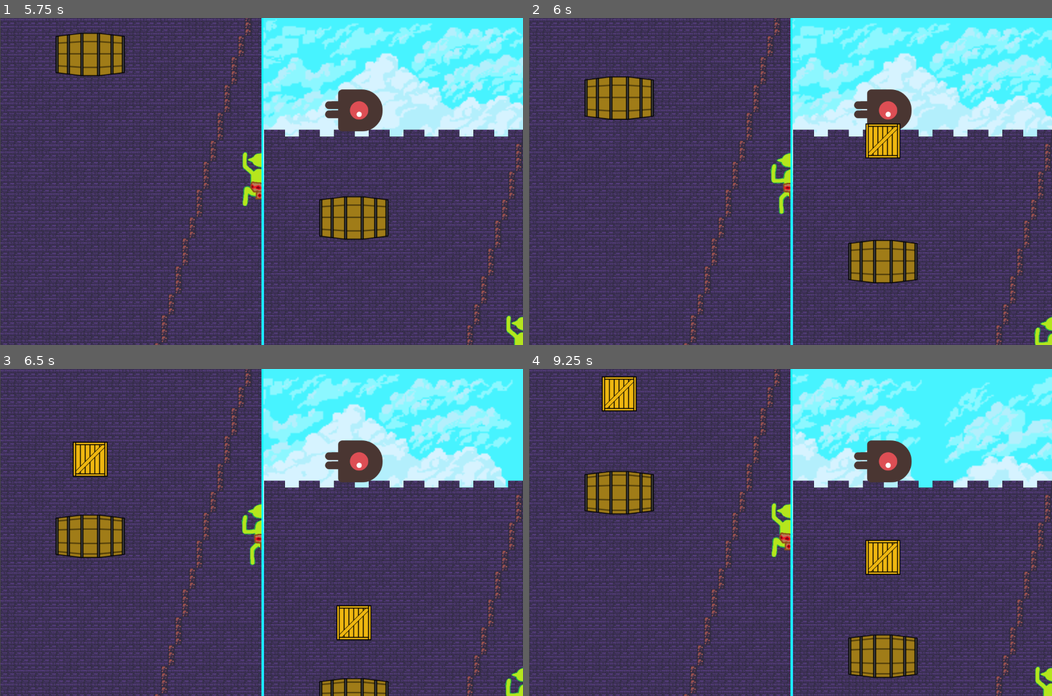
Above: before the commit, frames 1-4 (two rows, left to right).
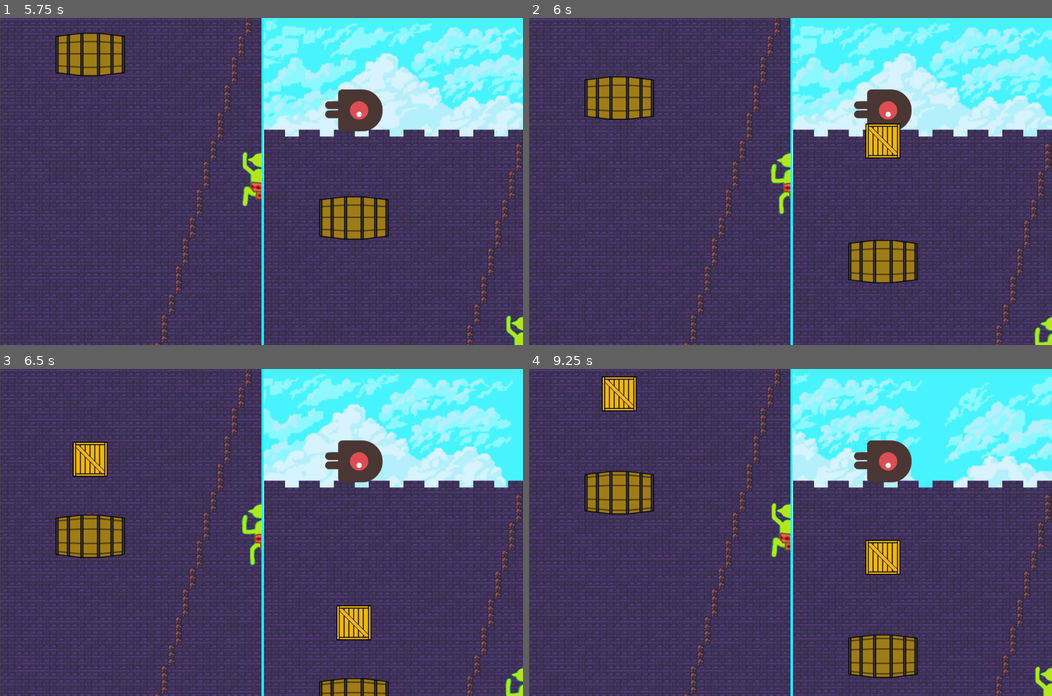
Above: after the commit, the same moments.

Repository: FaNzu/ClimbingGamejam
Game: Godot game, scene res://main_menu.tscn
Two runs of this game, one before a commit and one after it. Both use one fixed random seed, a clock stepped at 60 frames per second and the inputs below. The engine's default icon, where the game draws it, is replaced by a stand-in: a white triangle on a blue panel in a dark square.
Inputs:
- Up to frame 1 (5.75 s): click "START" at 0.5 s; hold Right (climber_move_right) 1.28-2.03 s; tap one key every 0.75 s from 1.35 s: E (defender_attack_e) Q (defender_attack_q) W (defender_attack_w) Space (simulate_fall) E (defender_attack_e) Q (defender_attack_q); hold Down (climber_move_down) 2.03-2.78 s; hold Right (climber_move_right) 2.78-3.53 s; hold Up (climber_move_up) 3.53-4.28 s; hold Left (climber_move_left) from 4.28 s (still down)
- Up to frame 2 (6 s): release Left (climber_move_left) at 5.78 s; hold Down (climber_move_down) from 5.78 s (still down); tap W (defender_attack_w) at 5.85 s
- Up to frame 3 (6.5 s): keep holding Down (climber_move_down)
- Up to frame 4 (9.25 s): release Down (climber_move_down) at 6.53 s; hold Right (climber_move_right) 6.53-7.28 s; tap one key every 0.75 s from 6.6 s: Space (simulate_fall) E (defender_attack_e) Q (defender_attack_q) W (defender_attack_w); hold Up (climber_move_up) 7.28-8.03 s; hold Right (climber_move_right) 8.03-8.78 s; hold Down (climber_move_down) from 8.78 s (still down)

Frame 1 is identical in both runs. In frame 2, 0.1% of the frame differs, in the area x 64-71%, y 33-42%; in frame 3, 0.2%, in the area x 14-71%, y 23-82%; in frame 4, 0.2%.

Commit message:
Added random rotation and flipping of the crate sprite on throw

Diff:
--- a/Projectiles/Projectile.gd
+++ b/Projectiles/Projectile.gd
@@ -19,6 +19,9 @@
 			onHitFallDeceleration = 0.8
 		"crate":
 			$AnimatedSprite2D.animation = "crate"
+			$AnimatedSprite2D.flip_h = randi_range(0,1)==1
+			$AnimatedSprite2D.flip_v = randi_range(0,1)==1
+			$AnimatedSprite2D.rotation = randi_range(0,3) * PI / 2
 			speed = 600
 			$CollisionShape2D.shape = $CrateCollider.shape
 			onHitFallSpeed = 0.5
